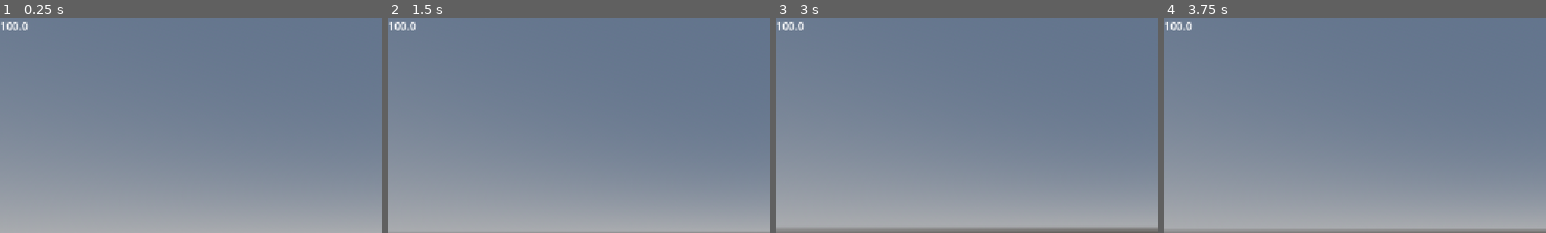
Above: before the commit, frames 1-4 (left to right).
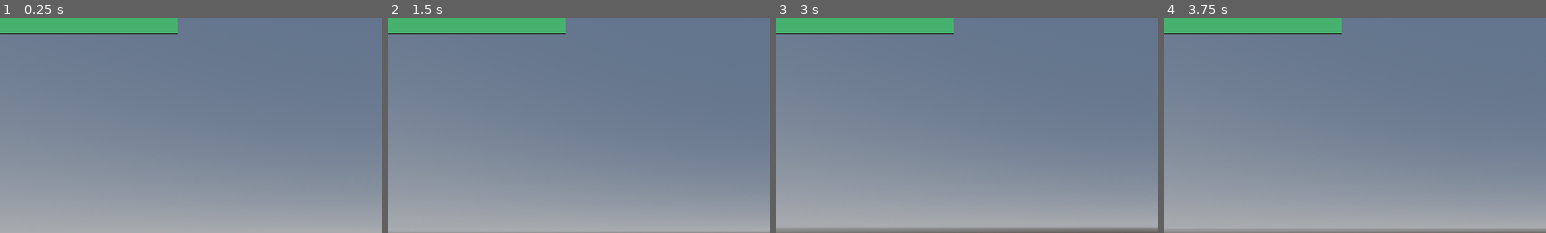
Above: after the commit, the same moments.

Repository: JoaoMoissa/COUNTING-BULLETS
Game: Godot game, scene res://scenes/wold.tscn
The game is run twice, just before and just after one commit, with the same random seed, the same clock (stepped at 60 frames per second) and the same inputs. The project has no main scene, so this scene is started directly.
Inputs (mouse positions are % of the whole screen's width and height, from its top left):
- Up to frame 1 (0.25 s): no input
- Up to frame 2 (1.5 s): tap Enter at 0.5 s; move the mouse to (55, 50) at 0.52 s; hold Shift (sprint) 0.53-1.28 s; hold W (up) from 0.53 s (still down); tap Space (jump) at 0.77 s; move the mouse to (45, 50) at 1.27 s; tap Shift (sprint) at 1.35 s
- Up to frame 3 (3 s): keep holding W (up); tap Space (jump) at 1.52 s; move the mouse to (52, 48) at 2.02 s; hold Shift (sprint) 2.03-2.78 s; move the mouse to (49, 52) at 2.77 s; tap Shift (sprint) at 2.85 s
- Up to frame 4 (3.75 s): keep holding W (up); tap Space (jump) at 3.02 s; move the mouse to (57, 51) at 3.52 s; hold Shift (sprint) from 3.53 s (still down)
The pictures show only the part of the screen within x 0-50%, y 0-50%; the shares and areas given below are measured in that part.

The runs differ from the first frame. In frame 1, 3.5% of the frame differs, in the area x 0-47%, y 0-8%; in frame 2, 3.5%; in frame 3, 3.5%; in frame 4, 3.5%.

Commit message:
Feat: add healthbar fundation

Diff:
--- a/components/health_component.tscn
+++ b/components/health_component.tscn
@@ -4,4 +4,3 @@
 
 [node name="HealthComponent" type="Node" unique_id=1607970574]
 script = ExtResource("1_t2tvt")
-MaxHealth = null
--- /dev/null
+++ b/scenes/healthbar.tscn
@@ -0,0 +1,51 @@
+[gd_scene format=3 uid="uid://msu1tfpfy18u"]
+
+[ext_resource type="Script" uid="uid://cwo7ffm8i66lp" path="res://scripts/healthbar.gd" id="1_8wl12"]
+
+[sub_resource type="StyleBoxEmpty" id="StyleBoxEmpty_qc6vu"]
+
+[sub_resource type="StyleBoxFlat" id="StyleBoxFlat_8wl12"]
+bg_color = Color(0.279221, 0.69553477, 0.43875057, 1)
+
+[sub_resource type="StyleBoxFlat" id="StyleBoxFlat_g4v7s"]
+bg_color = Color(0.12378792, 0.10480399, 0.07379084, 1)
+expand_margin_left = 1.0
+expand_margin_top = 1.0
+expand_margin_right = 1.0
+expand_margin_bottom = 1.0
+shadow_color = Color(0, 0, 0, 0.27450982)
+shadow_offset = Vector2(0, 1)
+
+[sub_resource type="StyleBoxFlat" id="StyleBoxFlat_57qmd"]
+bg_color = Color(0.6666667, 0, 0, 1)
+
+[node name="Healthbar" type="ProgressBar" unique_id=771241607]
+z_index = 1
+offset_left = 1.0
+offset_top = 1.0
+offset_right = 267.0
+offset_bottom = 23.0
+theme_override_styles/background = SubResource("StyleBoxEmpty_qc6vu")
+theme_override_styles/fill = SubResource("StyleBoxFlat_8wl12")
+value = 60.0
+show_percentage = false
+script = ExtResource("1_8wl12")
+
+[node name="DamageBar" type="ProgressBar" parent="." unique_id=510749635]
+z_index = -1
+layout_mode = 1
+anchors_preset = 15
+anchor_right = 1.0
+anchor_bottom = 1.0
+grow_horizontal = 2
+grow_vertical = 2
+theme_override_styles/background = SubResource("StyleBoxFlat_g4v7s")
+theme_override_styles/fill = SubResource("StyleBoxFlat_57qmd")
+value = 80.0
+show_percentage = false
+
+[node name="Timer" type="Timer" parent="." unique_id=1995397414]
+wait_time = 0.4
+one_shot = true
+
+[connection signal="timeout" from="Timer" to="." method="_on_timer_timeout"]
--- a/scenes/wold.tscn
+++ b/scenes/wold.tscn
@@ -4,6 +4,7 @@
 [ext_resource type="Texture2D" uid="uid://nfs2ljlcqh82" path="res://assets/images/2462974781166430.jpeg" id="1_ywjxi"]
 [ext_resource type="PackedScene" uid="uid://bcle362tgkiik" path="res://components/health_component.tscn" id="3_baeb5"]
 [ext_resource type="PackedScene" uid="uid://dr1yh64pogsvx" path="res://entities/enemy.tscn" id="3_jcsdj"]
+[ext_resource type="PackedScene" uid="uid://msu1tfpfy18u" path="res://scenes/healthbar.tscn" id="4_e62vq"]
 
 [sub_resource type="NavigationMesh" id="NavigationMesh_baeb5"]
 vertices = PackedVector3Array(7.5, 0.28502798, -10.25, 9.75, 0.28502798, -10.5, 9.75, 0.28502798, -37.5, -48.5, 0.28502 …(980 unchanged characters)…
@@ -80,11 +81,8 @@
 current = true
 
 [node name="HealthComponent" parent="Player" unique_id=1607970574 instance=ExtResource("3_baeb5")]
-MaxHealth = 100.0
 
-[node name="Health" type="Label" parent="Player" unique_id=1511769982]
-offset_right = 40.0
-offset_bottom = 23.0
+[node name="Healthbar" parent="Player" unique_id=771241607 instance=ExtResource("4_e62vq")]
 
 [node name="Enemy" parent="." unique_id=989046255 instance=ExtResource("3_jcsdj")]
 transform = Transform3D(1, 0, 0, 0, 1, 0, 0, 0, 1, 16.528023, 0, 5.071156)
--- a/scripts/Player.gd
+++ b/scripts/Player.gd
@@ -21,12 +21,16 @@
 
 @onready var head = $Head
 @onready var camera = $Head/Camera3D
-@onready var health: Label = $Health
 @onready var health_component: Node = $HealthComponent
+@onready var healthbar = $Healthbar
+
+func _on_health_changed(new_health):
+	healthbar.health = new_health
 
 func _ready():
 	Input.set_mouse_mode(Input.MOUSE_MODE_CAPTURED)
-
+	health_component.health_changed.connect(_on_health_changed)
+	healthbar.init_health(health_component.health)
 
 func _unhandled_input(event):
 	if event is InputEventMouseMotion:
@@ -81,9 +85,6 @@
 	move_and_slide()
 
 
-func _process(delta: float) -> void:
-	health.text = str(health_component.health)
-
 func _headbob(time) -> Vector3:
 	var pos = Vector3.ZERO
 	pos.y = sin(time * BOB_FREQ) * BOB_AMP
--- a/scripts/attack.gd
+++ b/scripts/attack.gd
@@ -1,8 +1,8 @@
 extends Node
 class_name Attack
 
-var damage: float = 25.0
-var attacker: Node3D = null
+var damage: float
+var attacker: Node = null
 
 func _init(damage: float, attacker: Node3D) -> void:
 	self.damage = damage
--- a/scripts/enemy.gd
+++ b/scripts/enemy.gd
@@ -2,7 +2,7 @@
 
 @export var MoveSpeed: float = 4.0
 @export var AttackReach: float = 1.5
-@export var AttackDamage: float = 1.0
+@export var AttackDamage: float = 10.0
 @onready var navigation_agent: NavigationAgent3D = $NavigationAgent3D
 @onready var attack_cooldown: Timer = $AttackCooldown
 
@@ -13,11 +13,11 @@
 
 
 #movement of the enemy
-func _process(delta: float) -> void:
+func _process(_delta: float) -> void:
 	navigation_agent.set_target_position(player.global_position)
 
 
-func _physics_process(delta: float) -> void:
+func _physics_process(_delta: float) -> void:
 
 	if global_position.distance_to(player.global_position) < AttackReach:
 		if attack_cooldown.is_stopped():
--- a/scripts/health_component.gd
+++ b/scripts/health_component.gd
@@ -1,4 +1,5 @@
 extends Node
+signal health_changed(new_health)
 
 @export var MaxHealth: float = 100.0
 
@@ -6,6 +7,7 @@
 
 func damage(attack: Attack) -> void:
 	health -= attack.damage
+	health_changed.emit(health)
 
 	var parent: Node3D = get_parent()
 	if parent.has_method("on_damage"):
--- /dev/null
+++ b/scripts/healthbar.gd
@@ -0,0 +1,30 @@
+extends ProgressBar
+
+@onready var timer: Timer = $Timer
+@onready var damage_bar: ProgressBar = $DamageBar
+
+var health = 0 : set = _set_health
+
+func _set_health(new_health):
+	var prev_health = health
+	health = min(max_value, new_health)
+	value = health
+
+	#faz a barra sumir
+	#if health <= 0:
+		#queue_free()
+
+	if health < prev_health:
+		timer.start()
+	else:
+		damage_bar.value = health
+
+func init_health(_health):
+	health = _health
+	max_value = health
+	value = health
+	damage_bar.max_value = health
+	damage_bar.value = health
+
+func _on_timer_timeout() -> void:
+	damage_bar.value = health
Not shown, added: scripts/healthbar.gd.uid
